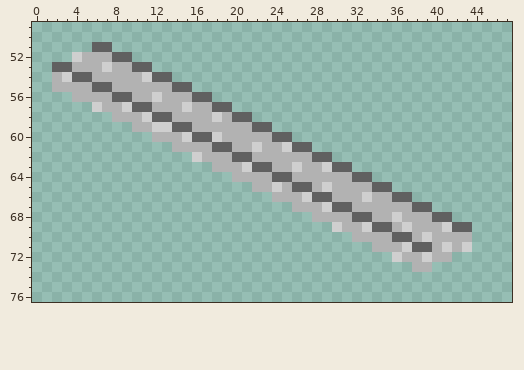
One commit to this pixel-art file: assets/art/hub_level/sidewalk/sidewalk2.aseprite. That is the earlier state.
80x82 pixels, 1 frame. Shown: x 0..47, y 49..76.
New version:
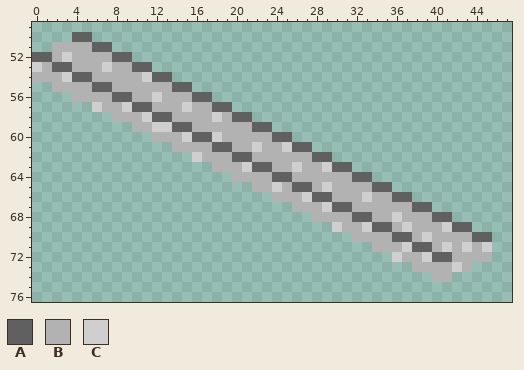
Palette (. is transparent): A #606060  B #b2b2b2  C #cfcfcf
The exact change:
Layer "sidewalk":
y 50: x 4..5 .. -> AA
y 51: x 2..5 .... -> BBBB
y 52: x 0..4 ....C -> AABCB
y 53: x 0..1 .. -> CB
y 54: x 0..1 .. -> BB
y 70: x 44..45 .. -> AA
y 71: x 44..45 .. -> BC
y 72: x 40..45 BB.... -> AABBBB
y 73: x 40..43 .... -> BBCB
y 74: x 40..41 .. -> BB
